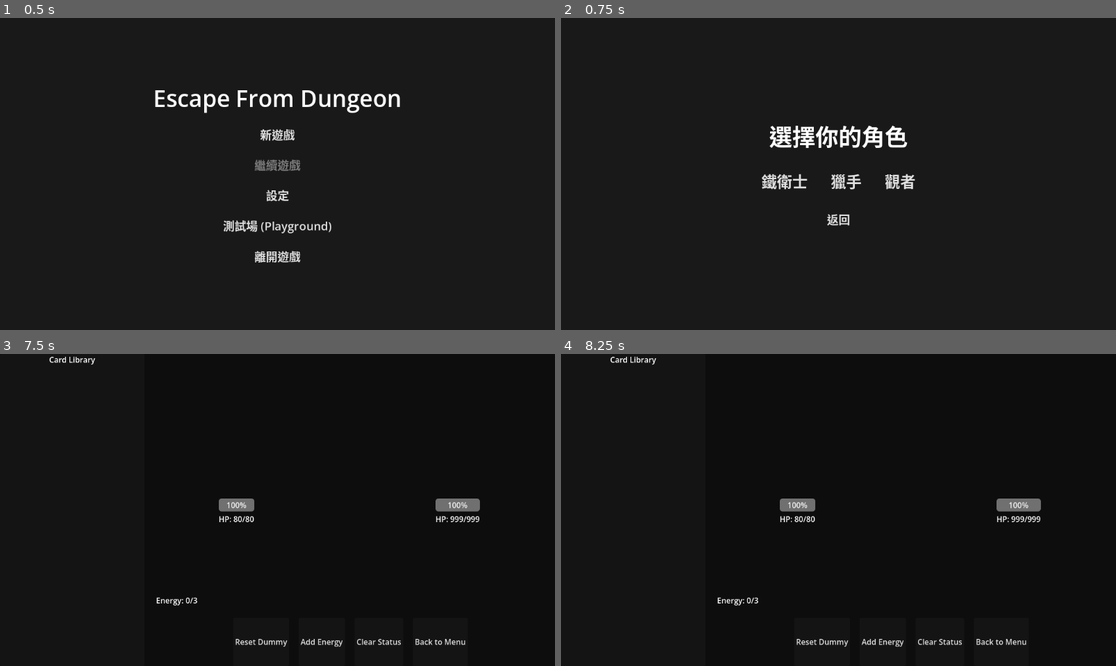
Above: before the commit, frames 1-4 (two rows, left to right).
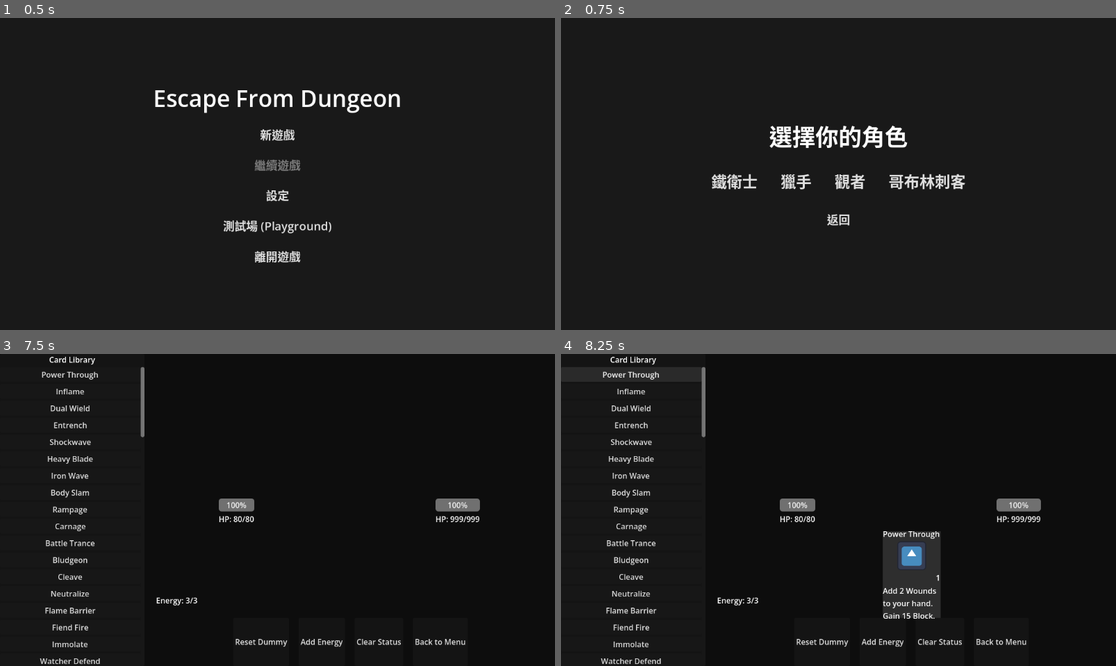
Above: after the commit, the same moments.

Repository: kokonao-ts/EscapeFromDungeon
Game: Godot game, scene res://src/ui/main_menu/MainMenu.tscn
Two runs of this game, one before a commit and one after it. Both use one fixed random seed, a clock stepped at 60 frames per second and the inputs below.
Inputs (mouse positions are in pixels of both pictures, inside the frame that each line leads up to):
- Up to frame 1 (0.5 s): no input
- Up to frame 2 (0.75 s): click "新遊戲" at 0.5 s
- Up to frame 3 (7.5 s): click "鐵衛士" at 1.25 s; click "Combat" at 2 s; click "End Turn" at 2.75 s; click "選單" at 3.5 s; click "繼續遊戲" at 4.25 s; click "End Turn" at 5 s; click "選單" at 5.75 s; click "返回標題畫面" at 6.5 s; click "測試場 (Playground)" at 7.25 s
- Up to frame 4 (8.25 s): click (633, 375) at 8 s, where only the run after the commit has a clickable "Power Through"

Frame 1 is identical in both runs. In frame 2, 1.2% of the frame differs, in the area x 27-73%, y 49-56%; in frame 3, 1.6%; in frame 4, 4.5%, in the area x 7-69%, y 4-100%.
Error before the commit: Invalid type in function 'start_combat' in base 'Node (CombatManager)'. The array of argument 3 (Array) does not have the same element type as the expected typ…

Commit message:
Fix typed array error in CombatManager and add Goblin Assassin character
- Fix 'Invalid type' error in Playground.gd by explicitly typing the empty deck array.
- Implement Goblin Assassin character with unique possession mechanic.
- Add 'Body' system to RunManager for tracking possessed enemies and their decks.
- Update CombatManager to handle body-switching and reversion on death.
- Add 'Execute Knife' card and Goblin Assassin to character selection UI.
- Maintain 'NEUTRAL' character class index to prevent resource regression.

Co-authored-by: kokonao-ts <218340163+kokonao-ts@users.noreply.github.com>

Diff:
--- a/src/cards/CardResource.gd
+++ b/src/cards/CardResource.gd
@@ -3,7 +3,7 @@
 
 enum Type { ATTACK, SKILL, POWER }
 enum Target { ENEMY, SELF, ALL_ENEMIES }
-enum CharacterClass { IRONCLAD, SILENT, WATCHER, NEUTRAL }
+enum CharacterClass { IRONCLAD, SILENT, WATCHER, NEUTRAL, GOBLIN_ASSASSIN }
 
 @export var card_id: String = ""
 @export var card_name: String = "Card"
--- /dev/null
+++ b/src/cards/resources/ExecuteKnife.tres
@@ -0,0 +1,28 @@
+[gd_resource type="Resource" script_class="CardResource" load_steps=2 format=3]
+
+[ext_resource type="Script" path="res://src/cards/CardResource.gd" id="1_script"]
+
+[resource]
+script = ExtResource("1_script")
+card_id = "execute_knife"
+card_name = "斬殺小刀"
+character_class = 4
+cost = 3
+type = 0
+target = 0
+icon = "card_placeholder.png"
+description = "造成 10 點傷害。
+如果擊殺敵人，奪取其身體。"
+damage = 10
+block = 0
+draw_cards = 0
+energy_gain = 0
+hits = 1
+vulnerable = 0
+weak = 0
+strength = 0
+burn = 0
+chill = 0
+exhaust = false
+self_damage = 0
+free_if_chilled = false
--- a/src/combat/CombatManager.gd
+++ b/src/combat/CombatManager.gd
@@ -145,6 +145,16 @@
 		else:
 			deck_manager.discard_card(card)
 
+		# Possession mechanic for Goblin Assassin
+		if RunManager.character_class == RunManager.CharacterClass.GOBLIN_ASSASSIN:
+			if card.card_id == "execute_knife" and target and not target.is_alive():
+				if target is Enemy and target.enemy_resource:
+					print("Possessing %s!" % target.enemy_resource.enemy_name)
+					RunManager.possess_enemy(target.enemy_resource)
+					# Reset deck for the new body during combat
+					deck_manager.setup_deck(RunManager.deck)
+					player.update_ui()
+
 		check_enemies_alive()
 	else:
 		print("Not enough energy!")
@@ -159,6 +169,14 @@
 		deck_manager.discard_hand()
 
 		if player.stats.hp <= 0:
+			if RunManager.character_class == RunManager.CharacterClass.GOBLIN_ASSASSIN:
+				if RunManager.revert_to_core():
+					print("Body died! Reverting to core...")
+					deck_manager.setup_deck(RunManager.deck)
+					player.update_ui()
+					transition_to(State.ENEMY_TURN)
+					return
+
 			transition_to(State.LOSE)
 		else:
 			transition_to(State.ENEMY_TURN)
@@ -189,6 +207,14 @@
 			enemy.update_ui()
 
 	if player.stats.hp <= 0:
+		if RunManager.character_class == RunManager.CharacterClass.GOBLIN_ASSASSIN:
+			if RunManager.revert_to_core():
+				print("Body died! Reverting to core...")
+				deck_manager.setup_deck(RunManager.deck)
+				player.update_ui()
+				transition_to(State.START_TURN)
+				return
+
 		transition_to(State.LOSE)
 	else:
 		transition_to(State.START_TURN)
--- a/src/common/RunManager.gd
+++ b/src/common/RunManager.gd
@@ -1,11 +1,23 @@
 extends Node
 
-enum CharacterClass { IRONCLAD, SILENT, WATCHER }
+enum CharacterClass { IRONCLAD, SILENT, WATCHER, NEUTRAL, GOBLIN_ASSASSIN }
 
 var player_stats: Stats
 var deck: Array[CardResource] = []
 var gold: int = 0
 var character_class: CharacterClass = CharacterClass.IRONCLAD
+
+# Body system for Goblin Assassin
+class Body:
+	var name: String
+	var max_hp: int
+	var hp: int
+	var deck: Array[CardResource] = []
+	var enemy_resource: EnemyResource
+
+var bodies: Array[Body] = []
+var current_body_index: int = 0
+var fixed_cards: Array[CardResource] = []
 
 var current_act: int = 1
 var current_node_index: int = -1 # -1 means just started act
@@ -16,6 +28,10 @@
 	is_run_active = true
 	character_class = p_class
 	player_stats = Stats.new()
+
+	bodies.clear()
+	fixed_cards.clear()
+	current_body_index = 0
 
 	match character_class:
 		CharacterClass.IRONCLAD:
@@ -36,6 +52,18 @@
 			var defend = load("res://src/cards/resources/WatcherDefend.tres")
 			var special = load("res://src/cards/resources/WatcherSpecial.tres")
 			deck = [strike, strike, strike, strike, defend, defend, defend, defend, special]
+		CharacterClass.GOBLIN_ASSASSIN:
+			player_stats.max_hp = 50
+			var execute_knife = load("res://src/cards/resources/ExecuteKnife.tres")
+			fixed_cards = [execute_knife]
+			deck = [execute_knife]
+
+			var core_body = Body.new()
+			core_body.name = "哥布林刺客"
+			core_body.max_hp = 50
+			core_body.hp = 50
+			core_body.deck = [execute_knife]
+			bodies.append(core_body)
 
 	player_stats.hp = player_stats.max_hp
 	gold = 99
@@ -87,7 +115,76 @@
 		while file_name != "":
 			if file_name.ends_with(".tres"):
 				var card = load(all_cards_path + file_name) as CardResource
-				if card and (card.character_class == character_class or card.character_class == 3): # 3 is NEUTRAL
+				# 3 is NEUTRAL
+				if card and (card.character_class == character_class or card.character_class == 3):
 					pool.append(card)
 			file_name = dir.get_next()
 	return pool
+
+func possess_enemy(enemy_res: EnemyResource):
+	var new_body = Body.new()
+	new_body.name = enemy_res.enemy_name
+	new_body.max_hp = enemy_res.max_hp
+	new_body.hp = enemy_res.max_hp
+	new_body.enemy_resource = enemy_res
+
+	# Generate a deck for the enemy
+	var enemy_deck: Array[CardResource] = []
+	for action in enemy_res.actions:
+		var card = CardResource.new()
+		card.card_name = action.description if action.description != "" else "Enemy Move"
+		card.damage = action.damage
+		card.block = action.block
+		card.strength = action.strength
+		card.vulnerable = action.vulnerable
+		card.weak = action.weak
+		card.cost = 1 # Default cost for enemy moves
+		card.character_class = CharacterClass.GOBLIN_ASSASSIN
+		card.icon = "card_placeholder.png"
+		enemy_deck.append(card)
+
+	# If no actions, give some default strikes
+	if enemy_deck.is_empty():
+		var strike = load("res://src/cards/resources/Strike.tres").duplicate()
+		strike.character_class = CharacterClass.GOBLIN_ASSASSIN
+		strike.card_name = "Strike (Fallback)"
+		enemy_deck = [strike, strike, strike]
+
+	new_body.deck = enemy_deck
+	bodies.append(new_body)
+
+	# Automatically switch to the new body
+	switch_body(bodies.size() - 1)
+
+func switch_body(index: int):
+	if index < 0 or index >= bodies.size():
+		return
+
+	# Save current HP if we are in a run
+	if is_run_active:
+		bodies[current_body_index].hp = player_stats.hp
+
+	current_body_index = index
+	var body = bodies[current_body_index]
+
+	player_stats.max_hp = body.max_hp
+	player_stats.hp = body.hp
+
+	# Update deck: fixed cards + body specific deck
+	deck.clear()
+	deck.assign(fixed_cards)
+	for c in body.deck:
+		deck.append(c)
+
+	# Notify UI if needed, but usually this happens between combats or via special card
+	# If it happens DURING combat, we need to tell CombatManager
+
+func revert_to_core():
+	if current_body_index == 0:
+		# Core died, game over
+		return false
+
+	# Current body is dead
+	bodies.remove_at(current_body_index)
+	switch_body(0)
+	return true
--- a/src/playground/Playground.gd
+++ b/src/playground/Playground.gd
@@ -23,7 +23,8 @@
 	reset_dummy()
 
 	combat_manager.deck_manager.hand_updated.connect(_on_hand_updated)
-	combat_manager.start_combat(player, [dummy], [])
+	var empty_deck: Array[CardResource] = []
+	combat_manager.start_combat(player, [dummy], empty_deck)
 
 	# Connect buttons
 	reset_button.pressed.connect(reset_dummy)
--- a/src/ui/CharacterSelection.gd
+++ b/src/ui/CharacterSelection.gd
@@ -12,5 +12,9 @@
 	RunManager.initialize_run(RunManager.CharacterClass.WATCHER)
 	get_tree().change_scene_to_file("res://src/map/MapRoom.tscn")
 
+func _on_goblin_assassin_pressed():
+	RunManager.initialize_run(RunManager.CharacterClass.GOBLIN_ASSASSIN)
+	get_tree().change_scene_to_file("res://src/map/MapRoom.tscn")
+
 func _on_back_pressed():
 	get_tree().change_scene_to_file("res://src/ui/main_menu/MainMenu.tscn")
--- a/src/ui/CharacterSelection.tscn
+++ b/src/ui/CharacterSelection.tscn
@@ -62,6 +62,11 @@
 theme_override_font_sizes/font_size = 32
 text = "觀者"
 
+[node name="GoblinAssassinButton" type="Button" parent="VBoxContainer/HBoxContainer"]
+layout_mode = 2
+theme_override_font_sizes/font_size = 32
+text = "哥布林刺客"
+
 [node name="BackButton" type="Button" parent="VBoxContainer"]
 layout_mode = 2
 size_flags_horizontal = 4
@@ -71,4 +76,5 @@
 [connection signal="pressed" from="VBoxContainer/HBoxContainer/IroncladButton" to="." method="_on_ironclad_pressed"]
 [connection signal="pressed" from="VBoxContainer/HBoxContainer/SilentButton" to="." method="_on_silent_pressed"]
 [connection signal="pressed" from="VBoxContainer/HBoxContainer/WatcherButton" to="." method="_on_watcher_pressed"]
+[connection signal="pressed" from="VBoxContainer/HBoxContainer/GoblinAssassinButton" to="." method="_on_goblin_assassin_pressed"]
 [connection signal="pressed" from="VBoxContainer/BackButton" to="." method="_on_back_pressed"]
